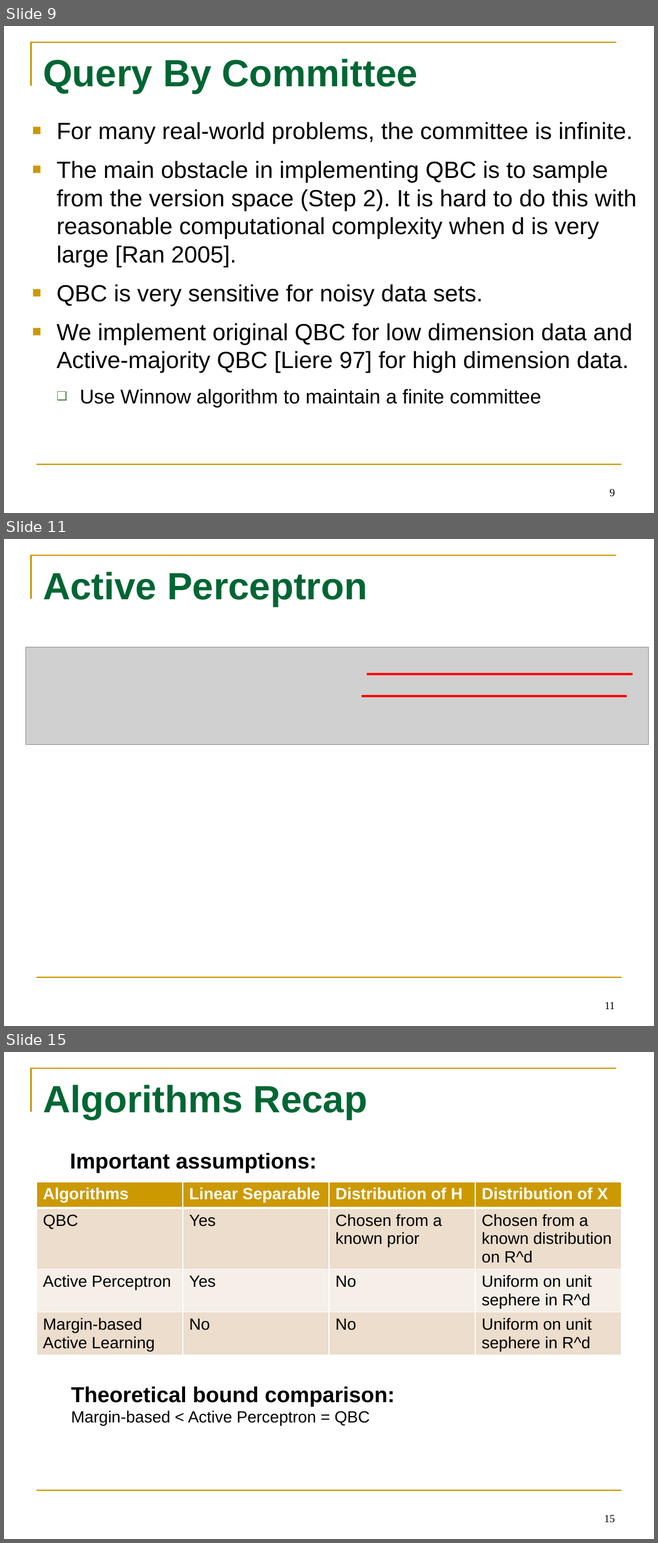
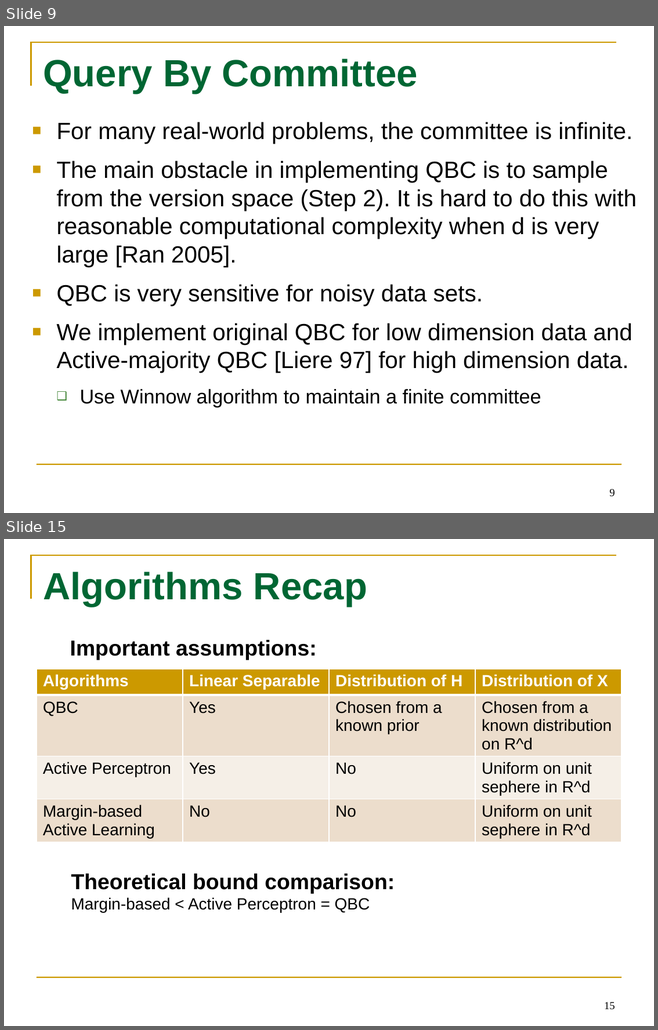
Before and after one commit to tttyy/Active-Learning, a slide deck: presentation/Activelearning.pptx. Shown one above the other, each under a label of ours: slides 9, 11 and 15 before the commit, slides 9 and 15 after it; the slides between them are not shown. The pictures are 658x1543 and 658x1030 pixels, drawn with LibreOffice and Linux fonts; fonts in the diff are those of the drawing; grey boxes stand for pictures. Boxes give left, top, right and bottom in pixels: in the first picture for what was removed or moved away, otherwise in the second. Text is boxed around its words. In the diff, an @@ line names an element or a change of style, - is before the commit and + after.

```diff
--- a/presentation/Activelearning.pptx
+++ b/presentation/Activelearning.pptx
@@ slide 11 removed at [4,539,654,1026], background #FFFFFF; not listed: 2 template elements that a slide beside it also shows @@
@@ title removed at [43,571,367,607] @@
-Active Perceptron
@@ picture removed at [25,647,648,745] @@
@@ line removed from (366, 674) to (632, 674) @@
@@ line removed from (361, 696) to (626, 696) @@
@@ page number removed at [604,1002,615,1009] @@
-11
```
Also in this commit, not shown: 6 slides changed, 2 slides added.
